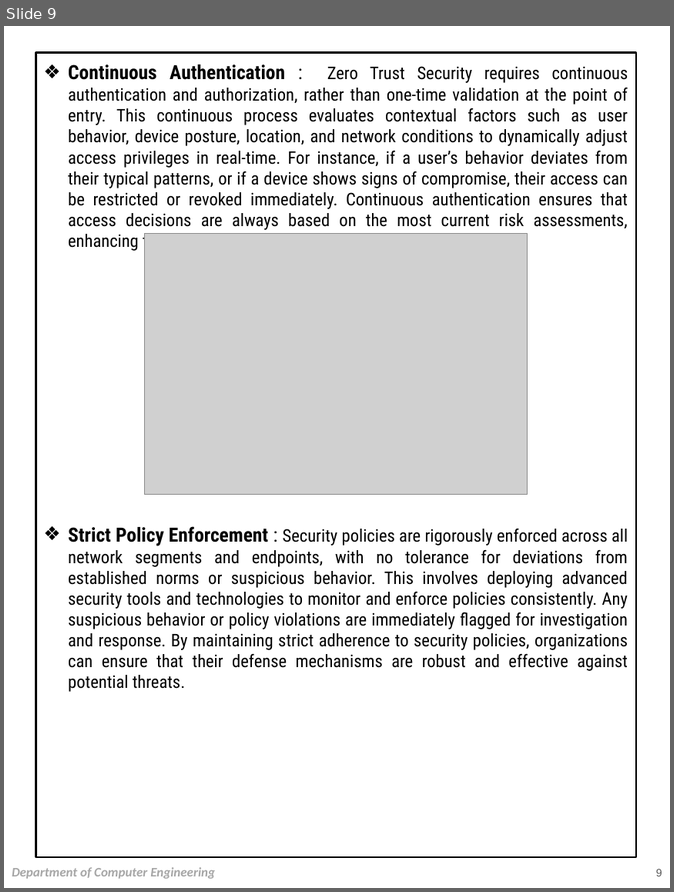
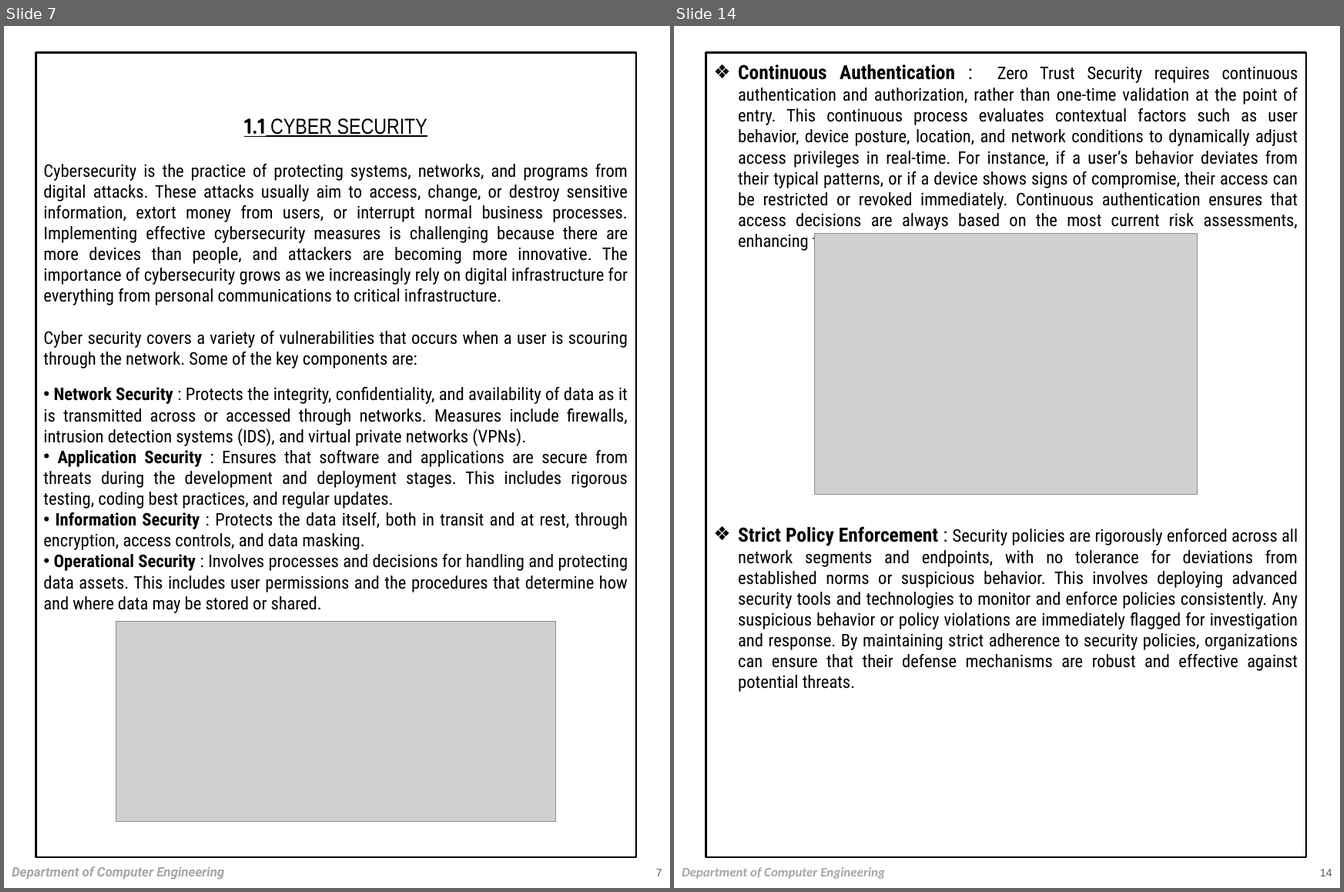
Before and after one commit to Silo5k3u8t4/semi, a slide deck: NEW.pptx. Shown side by side, each under a label of ours: slide 9 before the commit, slides 7 and 14 after it; the slides between them are not shown. The pictures are 674x892 and 1344x892 pixels, drawn with LibreOffice and Linux fonts; fonts in the diff are those of the drawing; grey boxes stand for pictures. Boxes give left, top, right and bottom in pixels: in the first picture for what was removed or moved away, otherwise in the second. Text is boxed around its words. In the diff, an @@ line names an element or a change of style, - is before the commit and + after.

Commit message:
deleted:    3.+Rajesh+Patel,+et+al.pdf 	new file:   360_F_717449686_5f2Keq9QpDX3yAGUgK0QJjQIkOQDPG5Y.webp 	new file:   BellLaPadula.png 	deleted:    CYCLE 1.pdf 	new file:   ClarkeWilsonSecurityModel.png 	new file:   NEW.pdf 	modified:   NEW.pptx 	deleted:    Network_Connectivity_plus_Zero_Trust_Security_Diagram.svg 	new file:   biba.png 	deleted:    cycle 1.ipynb - Colab.pdf 	new file:   delinea-discretionary-access-control-blog.png 	new file:   delinea-mandatory-access-control-blog-1.webp 	new file:   delinea-role-based-access-control-blog-1.png 	new file:   final draft report.pdf 	deleted:    nEW RWP.pdf 	deleted:    new.py 	new file:   security-7070879_960_720.png 	new file:   what-is-the-zero-trust-model-for-cybersecurity-really-image-1.png 	deleted:    zta-project-description-final.pdf

```diff
--- a/NEW.pptx
+++ b/NEW.pptx
@@ slide 7 added at (4, 26, 670, 888), background #FFFFFF @@
@@ rectangle added at (36, 53, 636, 858), fill #FFFFFF, outline #000000 2 pt, 16 pt, text #000000 @@
+1.1 CYBER SECURITY
+Cybersecurity is the practice of protecting systems, networks, and programs from digital attacks. These attacks usually aim to access, change, or destroy sensitive information, extort money from users, or interrupt normal business processes. Implementing effective cybersecurity measures is challenging because there are more devices than people, and attackers are becoming more innovative. The importance of cybersecurity grows as we increasingly rely on digital infrastructure for everything from personal communications to critical infrastructure.
+Cyber security covers a variety of vulnerabilities that occurs when a user is scouring through the network. Some of the key components are:
@@ text added at (43, 387, 628, 614), 16 pt, text #000000 @@
+• Network Security : Protects the integrity, confidentiality, and availability of data as it is transmitted across or accessed through networks. Measures include firewalls, intrusion detection systems (IDS), and virtual private networks (VPNs).
+• Application Security : Ensures that software and applications are secure from threats during the development and deployment stages. This includes rigorous testing, coding best practices, and regular updates.
+• Information Security : Protects the data itself, both in transit and at rest, through encryption, access controls, and data masking.
+• Operational Security : Involves processes and decisions for handling and protecting data assets. This includes user permissions and the procedures that determine how and where data may be stored or shared.
@@ picture added at (116, 621, 556, 821) @@
@@ text added at (12, 867, 224, 880), 12 pt, text #A6A6A6, bold, italic @@
+Department of Computer Engineering
@@ page number added at (656, 869, 662, 877), 10 pt, text #595959 @@
+7
@@ what was slide 9 is now slide 14 @@
@@ page number at (1320, 869, 1332, 877): text changed @@
-9
+14
```
Also in this commit, not shown: 8 slides changed, 5 other slides added, 18 other files.
